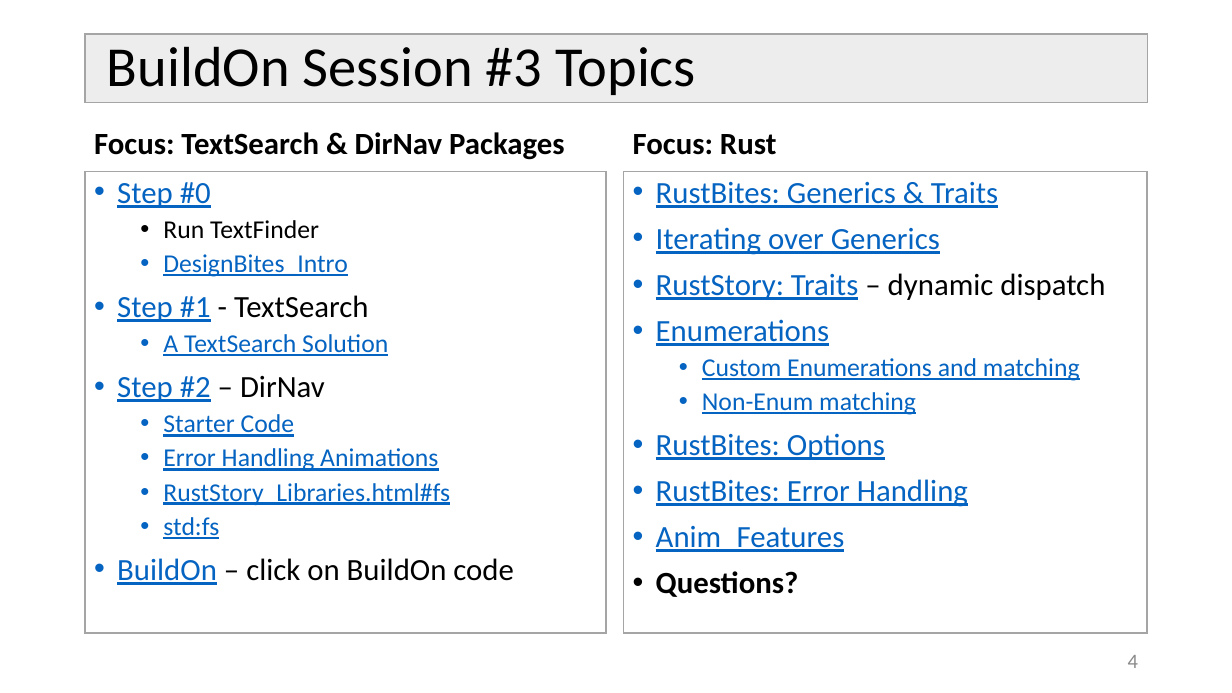
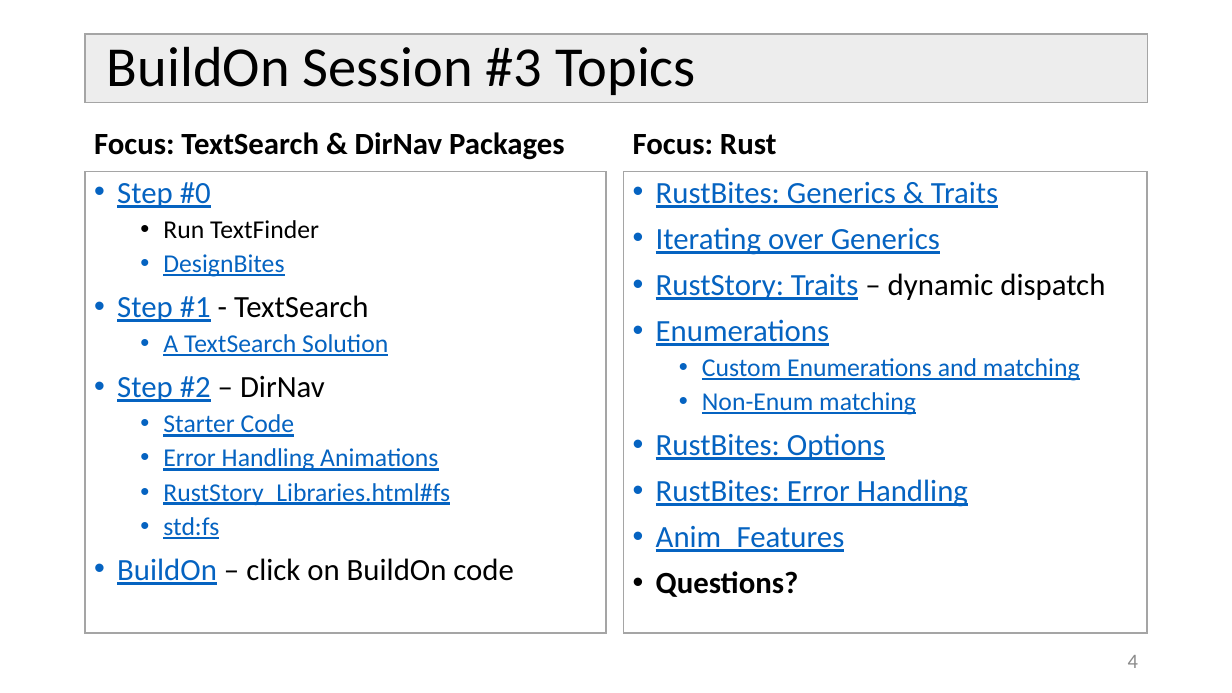
Before and after one commit to JimFawcett/BuildOn, a slide deck: slide 4 of Build-On-3.pptx. Drawn at 1232x693 pixels with LibreOffice and Linux fonts; fonts in the diff are those of the drawing. Boxes give left, top, right and bottom in pixels: in the first picture for what was removed or moved away, otherwise in the second. Text is boxed around its words. In the diff, an @@ line names an element or a change of style, - is before the commit and + after.

```diff
--- a/Build-On-3.pptx
+++ b/Build-On-3.pptx
@@ text at [163,254,284,277]: text changed @@
-  • DesignBites_Intro
+  • DesignBites
```
Also in this commit, not shown: 1 other file.
